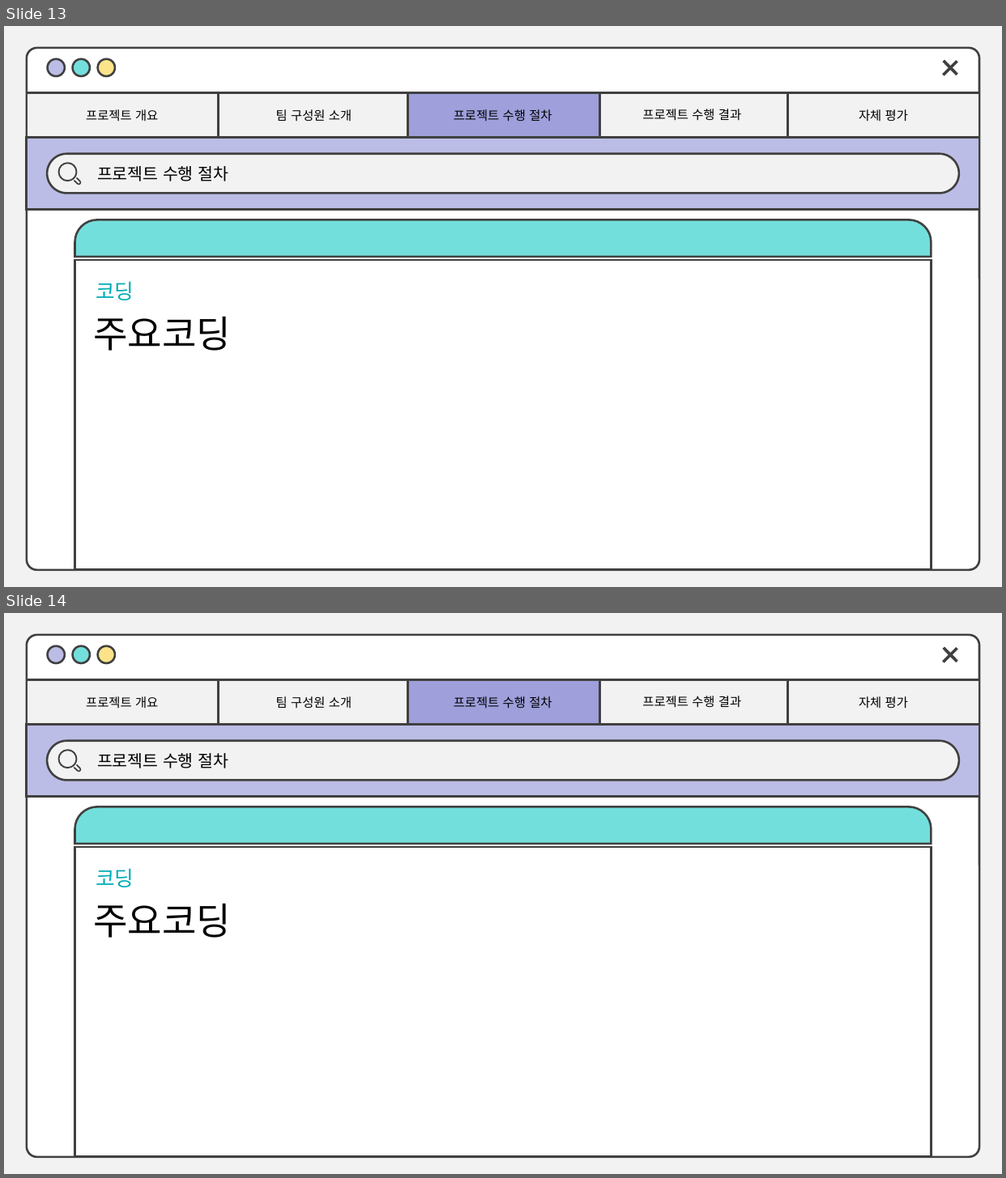
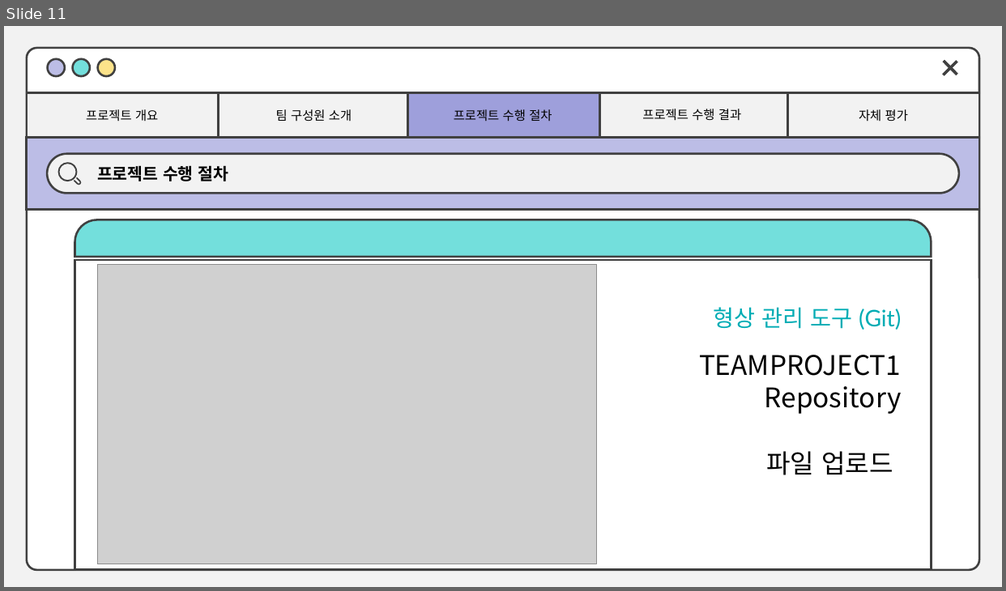
Before and after one commit to SangHa000/TEAMPROJECT1, a slide deck: 오피스 2016 발표용.pptx. Shown one above the other, each under a label of ours: slides 13 and 14 before the commit, slide 11 after it. The pictures are 1006x1178 and 1006x591 pixels, drawn with LibreOffice and Linux fonts; fonts in the diff are those of the drawing; grey boxes stand for pictures. Boxes give left, top, right and bottom in pixels: in the first picture for what was removed or moved away, otherwise in the second. Text is boxed around its words. In the diff, an @@ line names an element or a change of style, - is before the commit and + after.

```diff
--- a/오피스 2016 발표용.pptx
+++ b/오피스 2016 발표용.pptx
@@ slide 14 removed at box(4, 613, 1002, 1174), background #F2F2F2 @@
@@ rounded rectangle removed at box(27, 635, 979, 1157) @@
@@ ellipse removed at box(48, 646, 65, 663) @@
@@ ellipse removed at box(73, 646, 90, 663) @@
@@ ellipse removed at box(98, 646, 115, 663) @@
@@ freeform shape removed at box(942, 648, 957, 663) @@
@@ freeform shape removed at box(943, 647, 958, 662) @@
@@ rectangle removed at box(27, 679, 218, 725) @@
@@ rectangle removed at box(218, 679, 410, 725) @@
@@ rectangle removed at box(408, 679, 600, 725) @@
@@ rectangle removed at box(600, 679, 791, 725) @@
@@ rectangle removed at box(788, 679, 979, 725) @@
@@ text removed at box(86, 696, 158, 708) @@
-프로젝트 개요
@@ text removed at box(276, 696, 351, 708) @@
-팀 구성원 소개
@@ text removed at box(454, 696, 552, 709) @@
-프로젝트 수행 절차
@@ text removed at box(642, 696, 741, 708) @@
-프로젝트 수행 결과
@@ text removed at box(859, 696, 908, 709) @@
-자체 평가
@@ rectangle removed at box(27, 725, 979, 796) @@
@@ rounded rectangle removed at box(47, 741, 958, 781) @@
@@ freeform shape removed at box(58, 749, 78, 769) @@
@@ text removed at box(97, 753, 228, 769) @@
-프로젝트 수행 절차
@@ freeform shape removed at box(74, 764, 81, 772) @@
@@ freeform shape removed at box(75, 807, 931, 844) @@
@@ freeform shape removed at box(75, 847, 931, 1157) @@
@@ text removed at box(96, 868, 134, 888) @@
-코딩
@@ text removed at box(93, 903, 231, 938) @@
-주요코딩
@@ what was slide 13 is now slide 11 @@
@@ slide 11 changed as well @@
@@ text "프로젝트 수행 절차" at box(97, 165, 228, 182): bold on @@
@@ picture added at box(98, 265, 596, 565) @@
@@ text removed at box(96, 281, 134, 301) @@
-코딩
@@ text removed at box(93, 316, 231, 351) @@
-주요코딩
@@ text added at box(714, 307, 901, 330), 22 pt, text #00ACB4 @@
+형상 관리 도구 (Git)
@@ text added at box(699, 355, 901, 476), 26 pt, text #000000 @@
+TEAMPROJECT1
+Repository
+파일 업로드
```
Also in this commit, not shown: 15 other slides changed.
